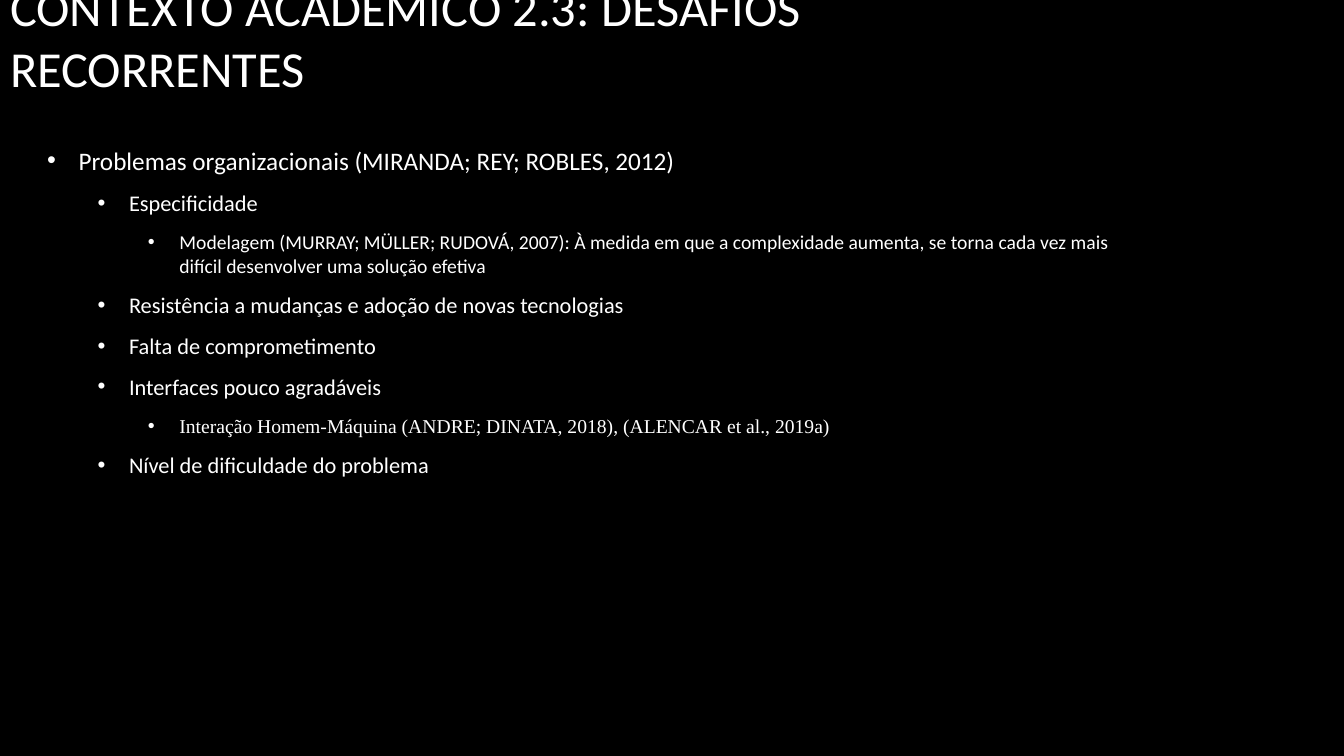
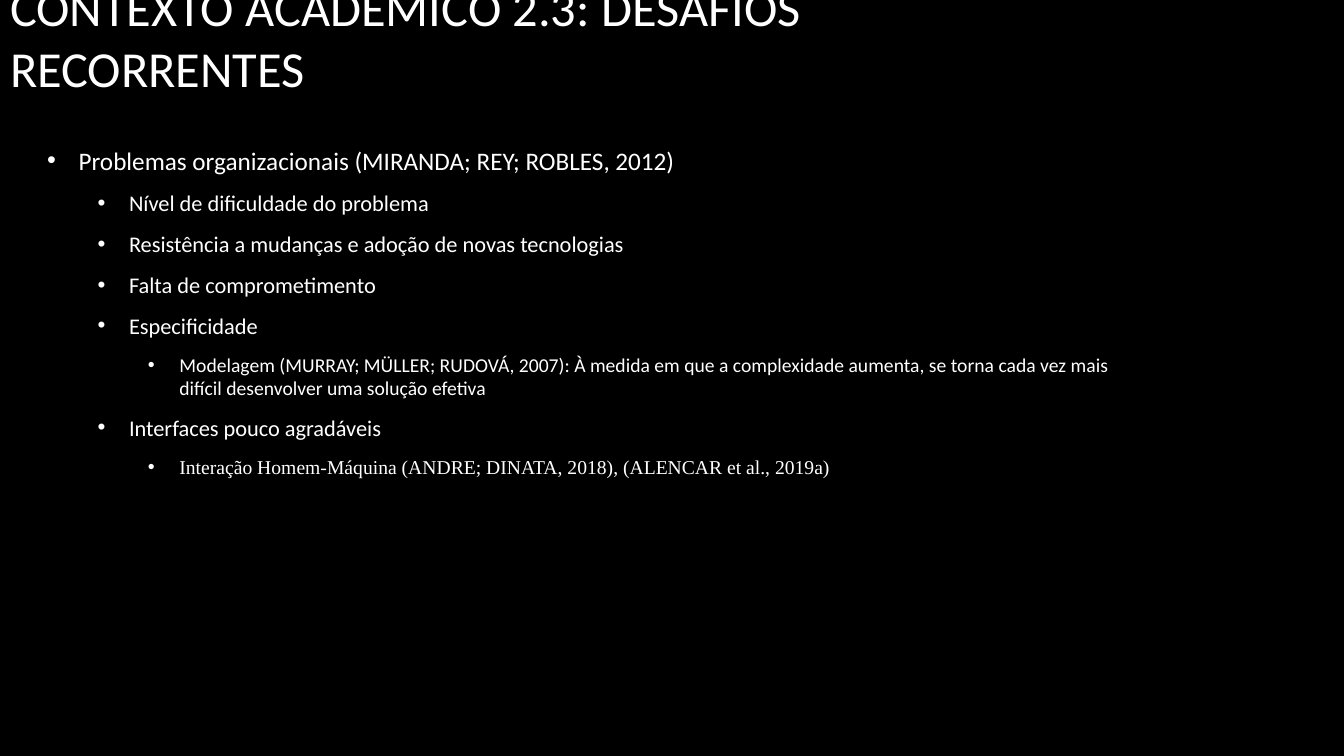
Before and after one commit to UENF-Organizacao-de-Disciplinas/INF01131-Monografia, a slide deck: slide 11 of Files/Apresentações/Apresentação Final.pptx (slide 15 before the commit). Drawn at 1344x756 pixels with LibreOffice and Linux fonts; fonts in the diff are those of the drawing; background and template pictures are left out. Boxes give left, top, right and bottom in pixels: in the first picture for what was removed or moved away, otherwise in the second. Text is boxed around its words. In the diff, an @@ line names an element or a change of style, - is before the commit and + after.

```diff
--- a/Files/Apresentações/Apresentação Final.pptx
+++ b/Files/Apresentações/Apresentação Final.pptx
@@ text at box(129, 195, 623, 297): paragraphs added @@
+  • Nível de dificuldade do problema
+  • Resistência a mudanças e adoção de novas tecnologias
+  • Falta de comprometimento
@@ text at box(129, 297, 623, 358): paragraphs removed @@
-  • Resistência a mudanças e adoção de novas tecnologias
-  • Falta de comprometimento
@@ text at box(129, 457, 428, 477): paragraph removed @@
-  • Nível de dificuldade do problema
```
Also in this commit, not shown: 8 other slides changed, 6 slides added, 4 slides removed.
